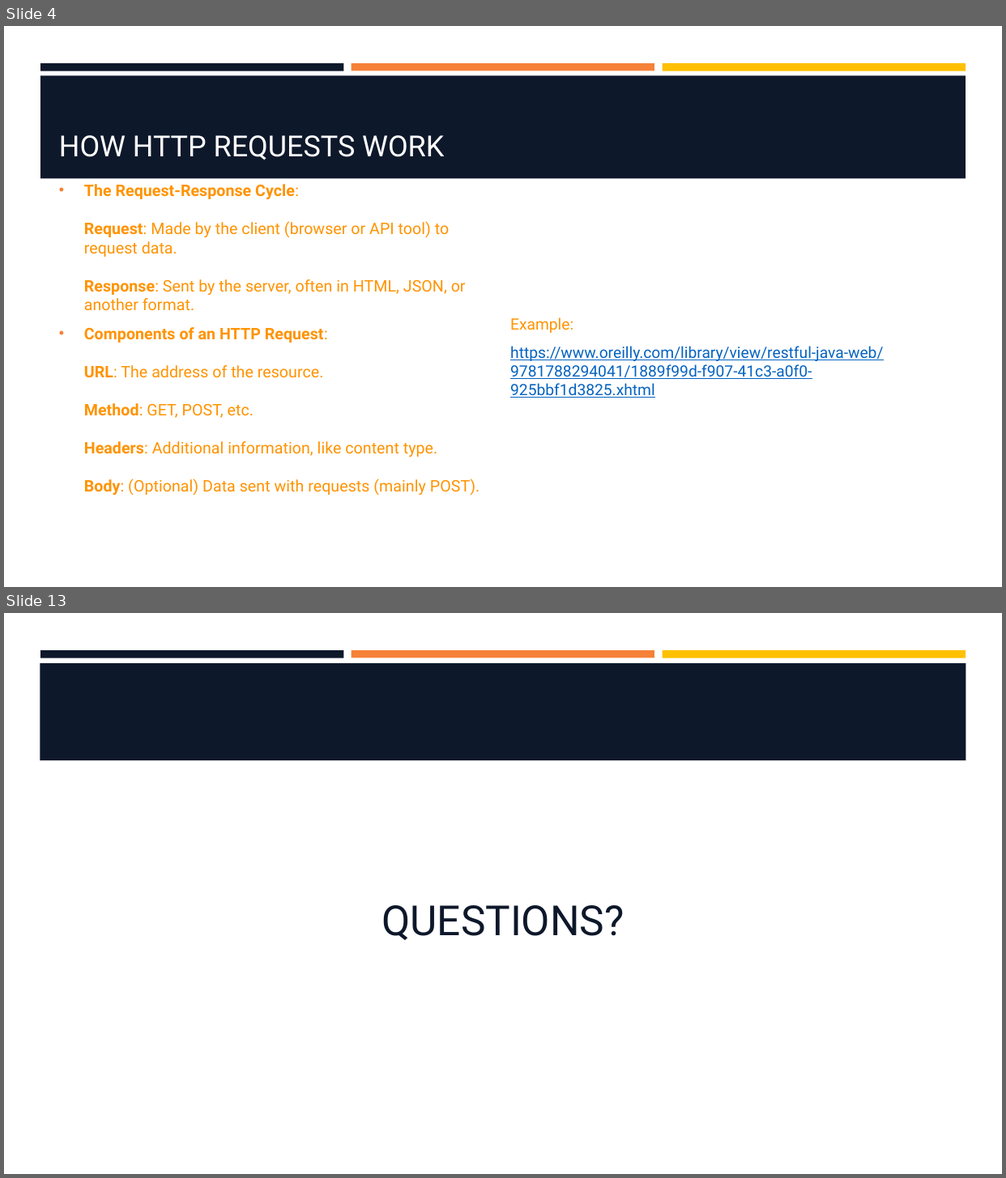
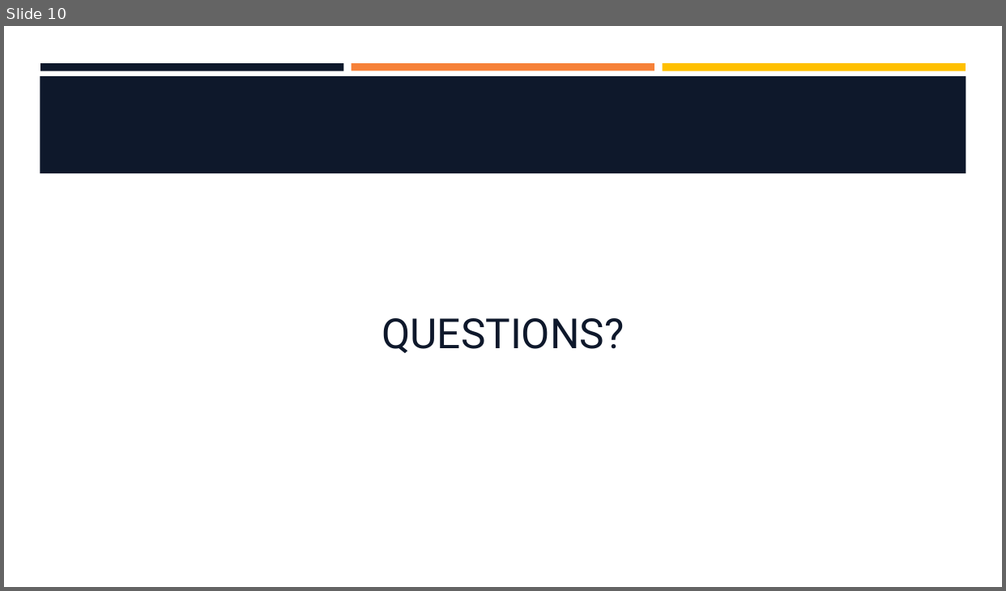
Before and after one commit to hawkeye1900/SBC-Sept24, a slide deck: week-9/W9-S3-Rendering-API-Deployment/W9-S3-Rendering-API-Deployment.pptx. Shown one above the other, each under a label of ours: slides 4 and 13 before the commit, slide 10 after it; the slides between them are not shown. The pictures are 1006x1178 and 1006x591 pixels, drawn with LibreOffice and Linux fonts; fonts in the diff are those of the drawing; background and template pictures are left out. Boxes give left, top, right and bottom in pixels: in the first picture for what was removed or moved away, otherwise in the second. Text is boxed around its words. In the diff, an @@ line names an element or a change of style, - is before the commit and + after.

```diff
--- a/week-9/W9-S3-Rendering-API-Deployment/W9-S3-Rendering-API-Deployment.pptx
+++ b/week-9/W9-S3-Rendering-API-Deployment/W9-S3-Rendering-API-Deployment.pptx
@@ slide 4 removed at bbox=[4, 26, 1002, 587], background #FFFFFF; not listed: 3 template elements that a slide beside it also shows @@
@@ rectangle removed at bbox=[40, 75, 966, 179] @@
@@ title removed at bbox=[59, 135, 444, 160] @@
-HOW HTTP REQUESTS WORK
@@ text removed at bbox=[84, 221, 479, 496] @@
-• The Request-Response Cycle:
-  Request: Made by the client (browser or API tool) to request data.
-  Response: Sent by the server, often in HTML, JSON, or another format.
-• Components of an HTTP Request:
-  URL: The address of the resource.
-  Method: GET, POST, etc.
-  Headers: Additional information, like content type.
-  Body: (Optional) Data sent with requests (mainly POST).
@@ text removed at bbox=[510, 318, 883, 398] @@
-Example:
-https://www.oreilly.com/library/view/restful-java-web/9781788294041/1889f99d-f907-41c3-a0f0-925bbf1d3825.xhtml
@@ what was slide 13 is now slide 10 @@
```
Also in this commit, not shown: 4 slides changed, 5 slides added, 7 other slides removed, 1 other file.
